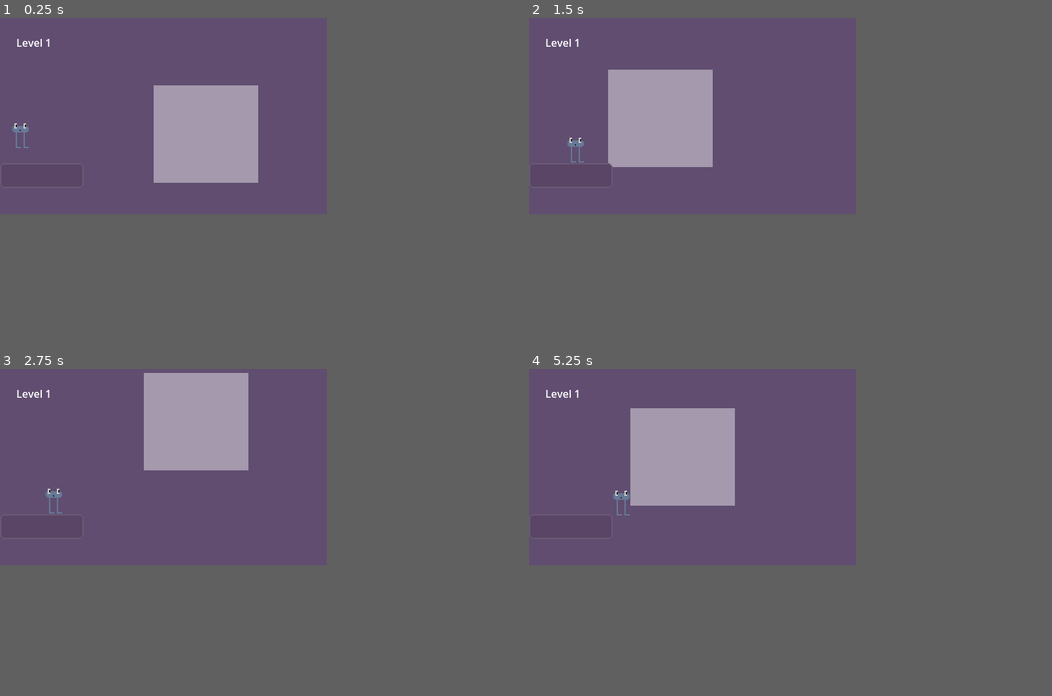
Above: before the commit, frames 1-4 (two rows, left to right).
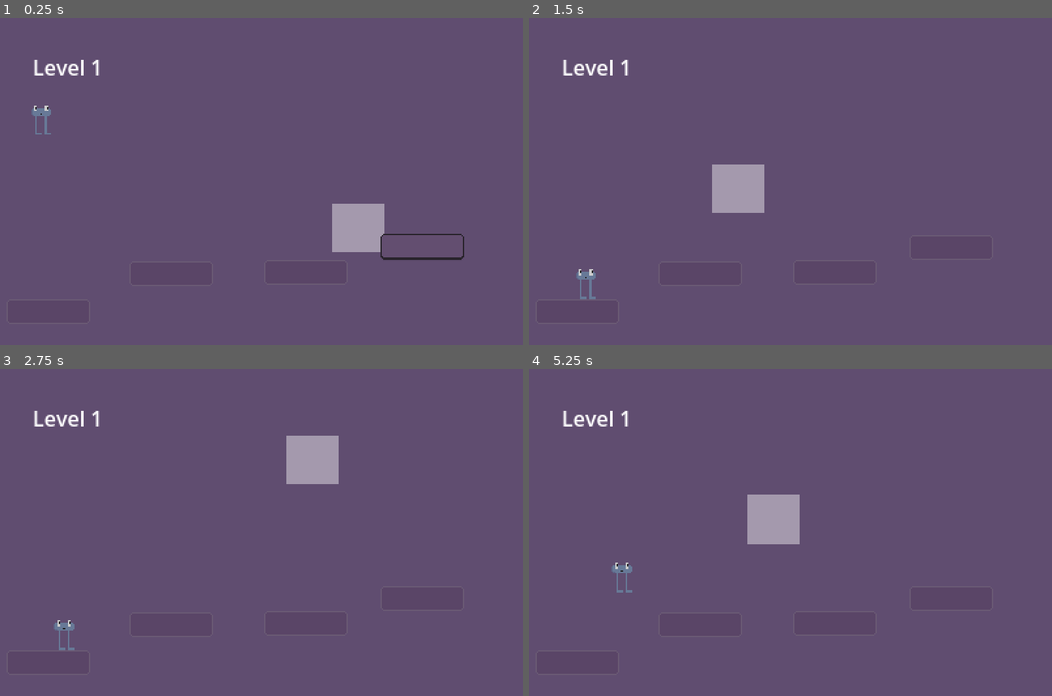
Above: after the commit, the same moments.

Repository: arrowira/dtj36
Game: Godot game, scene res://main.tscn
Two runs of this game, one before a commit and one after it. Both use one fixed random seed, a clock stepped at 60 frames per second and the inputs below.
Inputs (mouse positions are in pixels of both pictures, inside the frame that each line leads up to):
- Up to frame 1 (0.25 s): no input
- Up to frame 2 (1.5 s): move the mouse to (764, 106) at 0.52 s; hold Up (up) from 0.53 s (still down); tap D (rt) at 0.6 s; move the mouse to (628, 125) at 1.27 s; tap A (lt) at 1.35 s
- Up to frame 3 (2.75 s): tap D (rt) at 1.55, 2.1 s; move the mouse to (198, 424) at 2.02 s; release Up (up) at 2.03 s
- Up to frame 4 (5.25 s): move the mouse to (675, 506) at 2.77 s; hold Up (up) 2.78-4.28 s; tap D (rt) at 2.85, 3.8, 4.35, 5.1 s; move the mouse to (790, 496) at 3.52 s; tap A (lt) at 3.6 s; move the mouse to (591, 437) at 4.27 s; tap Up (up) at 4.52 s; move the mouse to (706, 467) at 5.02 s; hold Up (up) from 5.03 s (still down)
The window is 500x300 before the commit and 800x500 after it. Grey fills any space a smaller window leaves; there, only what the larger window draws over its background counts as a difference.

The runs differ from the first frame. In frame 1, 8.2% of the frame differs, in the area x 2-89%, y 6-74%; in frame 2, 8.0%; in frame 3, 8.0%; in frame 4, 8.0%.

Commit message:
lvl1 size fixes

Diff:
--- a/dtj-36-proj/level-components/platform.tscn
+++ b/dtj-36-proj/level-components/platform.tscn
@@ -10,7 +10,7 @@
 size = Vector2(254, 92)
 
 [node name="platform" type="StaticBody2D"]
-scale = Vector2(0.5, 0.5)
+scale = Vector2(0.25, 0.25)
 script = ExtResource("1_h8ru0")
 
 [node name="Sprite2D" type="Sprite2D" parent="."]
--- a/dtj-36-proj/levels/level1.tscn
+++ b/dtj-36-proj/levels/level1.tscn
@@ -5,19 +5,14 @@
 [node name="Level1" type="Node2D"]
 
 [node name="platform" parent="." instance=ExtResource("1_jwv3a")]
-position = Vector2(1, 222)
+position = Vector2(5, 215)
 defaultState = true
 
 [node name="platform2" parent="." instance=ExtResource("1_jwv3a")]
-position = Vector2(314, 542)
+position = Vector2(99, 186)
 
 [node name="platform3" parent="." instance=ExtResource("1_jwv3a")]
-position = Vector2(627, 506)
-scale = Vector2(0.452, 1.344)
-
-[node name="platform5" parent="." instance=ExtResource("1_jwv3a")]
-position = Vector2(759, 450)
-scale = Vector2(0.48934978, 1.1956714)
+position = Vector2(202, 185)
 
 [node name="platform4" parent="." instance=ExtResource("1_jwv3a")]
-position = Vector2(898, 386)
+position = Vector2(291, 166)
--- a/dtj-36-proj/main.tscn
+++ b/dtj-36-proj/main.tscn
@@ -7,7 +7,7 @@
 [node name="main" type="Node2D"]
 
 [node name="player" parent="." instance=ExtResource("1_ig7tw")]
-position = Vector2(32, 132)
+position = Vector2(32, 26)
 
 [node name="spotLight" parent="." instance=ExtResource("2_0xm2m")]
 modulate = Color(1, 1, 1, 0.42745098)
--- a/dtj-36-proj/player.tscn
+++ b/dtj-36-proj/player.tscn
@@ -4,21 +4,24 @@
 [ext_resource type="Texture2D" uid="uid://8ynl2ihr6c7n" path="res://player.png" id="2_onrkg"]
 
 [sub_resource type="RectangleShape2D" id="RectangleShape2D_i3pqv"]
+size = Vector2(21.666666, 20)
 
 [node name="player" type="Node2D"]
+scale = Vector2(0.6, 0.6)
 
 [node name="CharacterBody2D" type="CharacterBody2D" parent="."]
 script = ExtResource("1_4flbx")
-SPEED = 20.0
-JUMP_VELOCITY = -600.0
-maxSpeed = 300
+SPEED = 10.0
+JUMP_VELOCITY = -400.0
+maxSpeed = 150
 
 [node name="Sprite2D" type="Sprite2D" parent="CharacterBody2D"]
-position = Vector2(0, -21.999998)
+position = Vector2(0, -21.666664)
 scale = Vector2(0.1, 0.1)
 texture = ExtResource("2_onrkg")
 hframes = 2
 vframes = 2
 
 [node name="CollisionShape2D" type="CollisionShape2D" parent="CharacterBody2D"]
+position = Vector2(2.4999995, 0)
 shape = SubResource("RectangleShape2D_i3pqv")
--- a/dtj-36-proj/project.godot
+++ b/dtj-36-proj/project.godot
@@ -21,8 +21,8 @@
 
 [display]
 
-window/size/viewport_width=500
-window/size/viewport_height=300
+window/size/viewport_width=400
+window/size/viewport_height=250
 window/stretch/mode="viewport"
 
 [input]
--- a/dtj-36-proj/spot_light.tscn
+++ b/dtj-36-proj/spot_light.tscn
@@ -8,6 +8,7 @@
 [sub_resource type="CanvasTexture" id="CanvasTexture_swd6l"]
 
 [node name="spotLight" type="Node2D"]
+scale = Vector2(0.25, 0.25)
 script = ExtResource("1_45aau")
 mouseSpeed = 6.265
 
